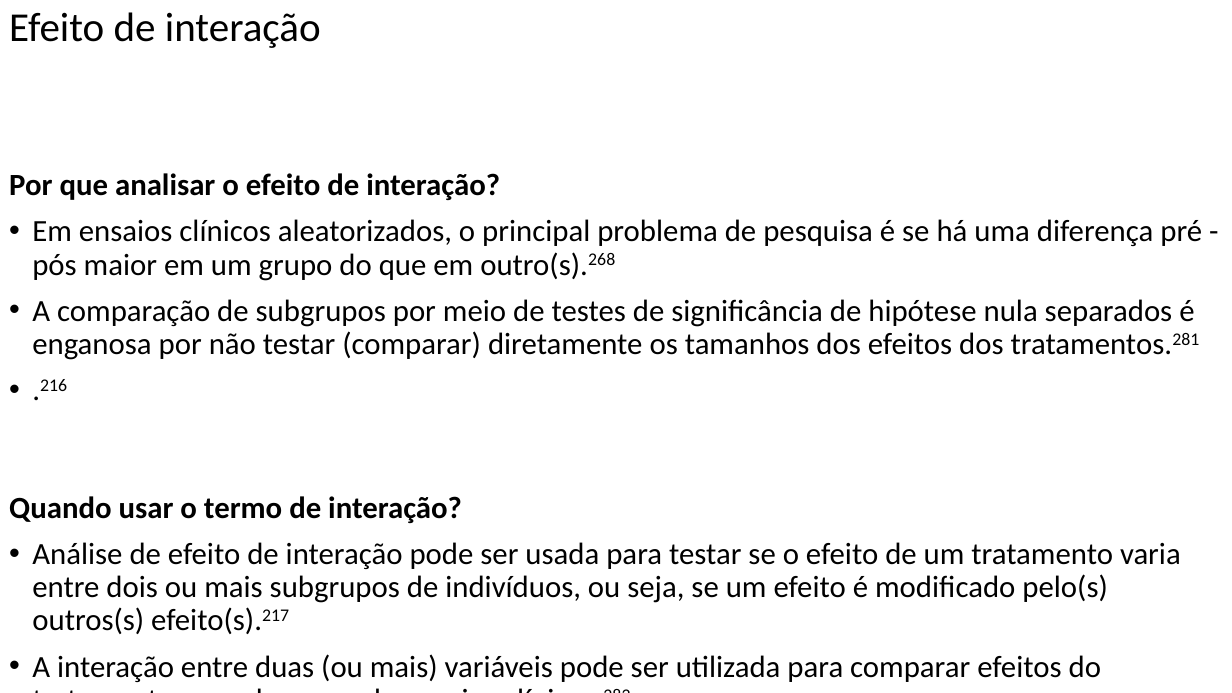
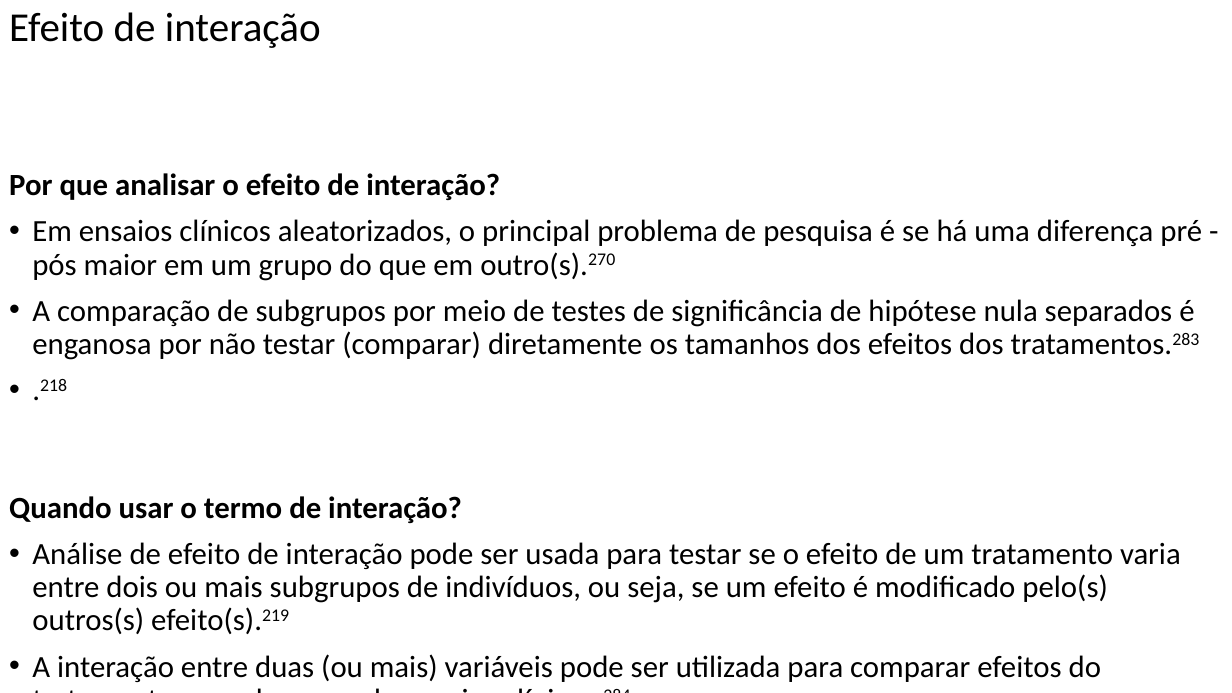
Before and after one commit to FerreiraAS/Ciencia-com-R, a slide deck: slide 192 of docs/Ciencia-com-R.pptx. Drawn at 1232x693 pixels with LibreOffice and Linux fonts; fonts in the diff are those of the drawing. Boxes give left, top, right and bottom in pixels: in the first picture for what was removed or moved away, otherwise in the second. Text is boxed around its words. In the diff, an @@ line names an element or a change of style, - is before the commit and + after.

```diff
--- a/docs/Ciencia-com-R.pptx
+++ b/docs/Ciencia-com-R.pptx
@@ text at [32, 219, 1202, 391]: text changed @@
-• Em ensaios clínicos aleatorizados, o principal problema de pesquisa é se há uma diferença pré - pós maior em um grupo do que em outro(s).268
-• A comparação de subgrupos por meio de testes de significância de hipótese nula separados é enganosa por não testar (comparar) diretamente os tamanhos dos efeitos dos tratamentos.281
-• .216
+• Em ensaios clínicos aleatorizados, o principal problema de pesquisa é se há uma diferença pré - pós maior em um grupo do que em outro(s).270
+• A comparação de subgrupos por meio de testes de significância de hipótese nula separados é enganosa por não testar (comparar) diretamente os tamanhos dos efeitos dos tratamentos.283
+• .218
@@ text at [32, 542, 1181, 682]: text changed @@
-• Análise de efeito de interação pode ser usada para testar se o efeito de um tratamento varia entre dois ou mais subgrupos de indivíduos, ou seja, se um efeito é modificado pelo(s) outros(s) efeito(s).217
-• A interação entre duas (ou mais) variáveis pode ser utilizada para comparar efeitos do tratamento em subgrupos de ensaios clínicos.282
-• O poder estatístico para detectar efeitos de interação é limitado.282
+• Análise de efeito de interação pode ser usada para testar se o efeito de um tratamento varia entre dois ou mais subgrupos de indivíduos, ou seja, se um efeito é modificado pelo(s) outros(s) efeito(s).219
+• A interação entre duas (ou mais) variáveis pode ser utilizada para comparar efeitos do tratamento em subgrupos de ensaios clínicos.284
+• O poder estatístico para detectar efeitos de interação é limitado.284
```
Also in this commit, not shown: 35 other slides changed, 34 other files.
